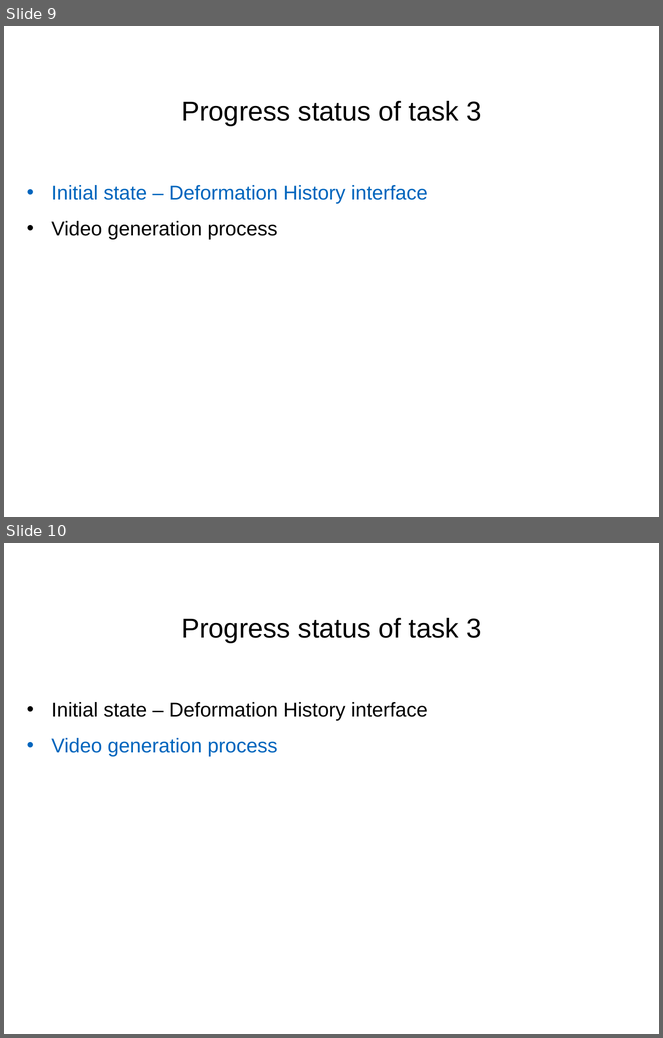
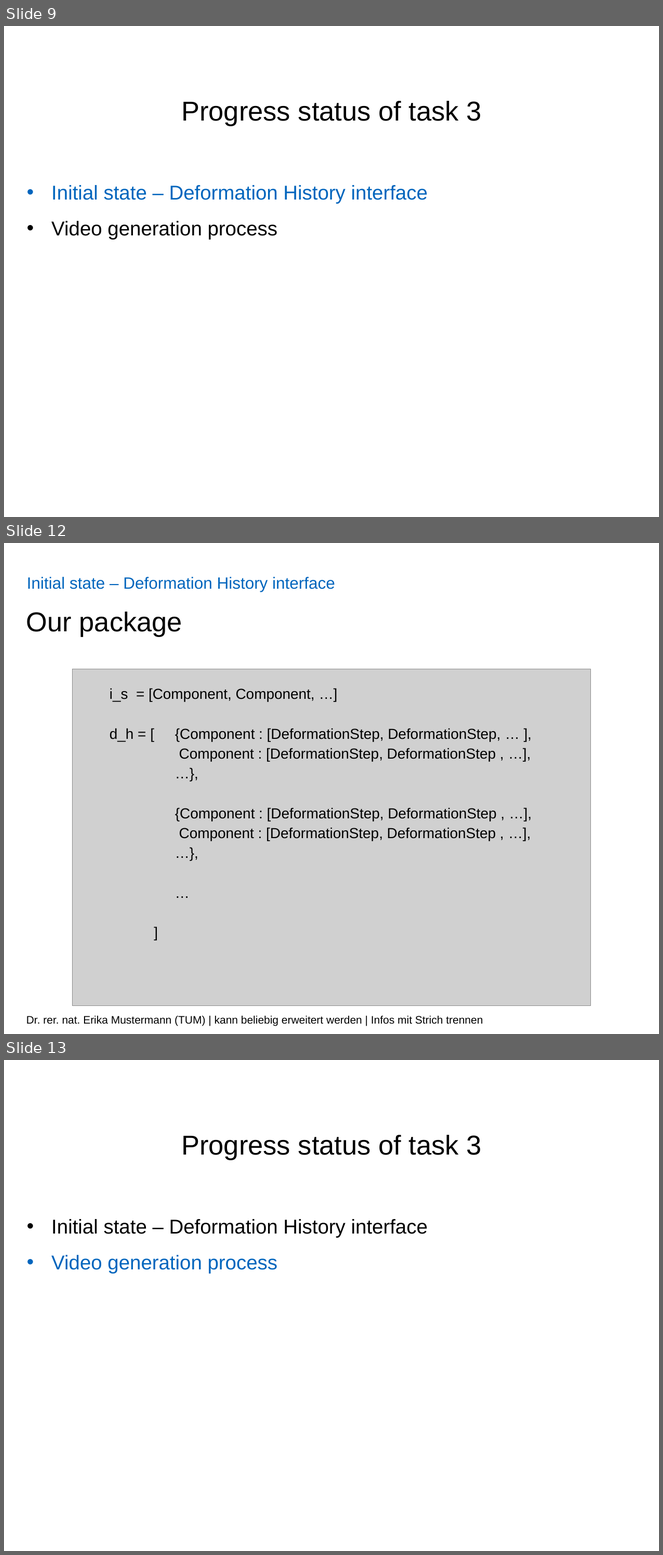
Before and after one commit to JDanielPR/Project_SofwareLab, a slide deck: Presentations/presentation_2/SW-Lab_presentation2_TUM.pptx. Shown one above the other, each under a label of ours: slides 9 and 10 before the commit, slides 9, 12 and 13 after it; the slides between them are not shown. The pictures are 663x1038 and 663x1555 pixels, drawn with LibreOffice and Linux fonts; fonts in the diff are those of the drawing; grey boxes stand for pictures; background and template pictures are left out. Boxes give left, top, right and bottom in pixels: in the first picture for what was removed or moved away, otherwise in the second. Text is boxed around its words. In the diff, an @@ line names an element or a change of style, - is before the commit and + after.

```diff
--- a/Presentations/presentation_2/SW-Lab_presentation2_TUM.pptx
+++ b/Presentations/presentation_2/SW-Lab_presentation2_TUM.pptx
@@ slide 12 added at [4,543,659,1034], background #FFFFFF @@
@@ text added at [27,577,335,592], 18 pt, text #0065BD @@
+Initial state – Deformation History interface
@@ text added at [26,612,182,637], 30 pt, text #000000 @@
+Our package
@@ picture added at [72,669,591,1006] @@
@@ text added at [110,688,501,841], 16 pt, text #000000 @@
+i_s = [Component, Component, …]
+d_h = [ {Component : [DeformationStep, DeformationStep, … ],
+Component : [DeformationStep, DeformationStep , …],
+…},
+{Component : [DeformationStep, DeformationStep , …],
+Component : [DeformationStep, DeformationStep , …],
+…},
+…
+]
@@ text added at [26,1016,483,1026], 12 pt, text #000000 @@
+Dr. rer. nat. Erika Mustermann (TUM) | kann beliebig erweitert werden | Infos mit Strich trennen
@@ what was slide 10 is now slide 13 @@
```
Also in this commit, not shown: 5 slides changed, 2 other slides added.
